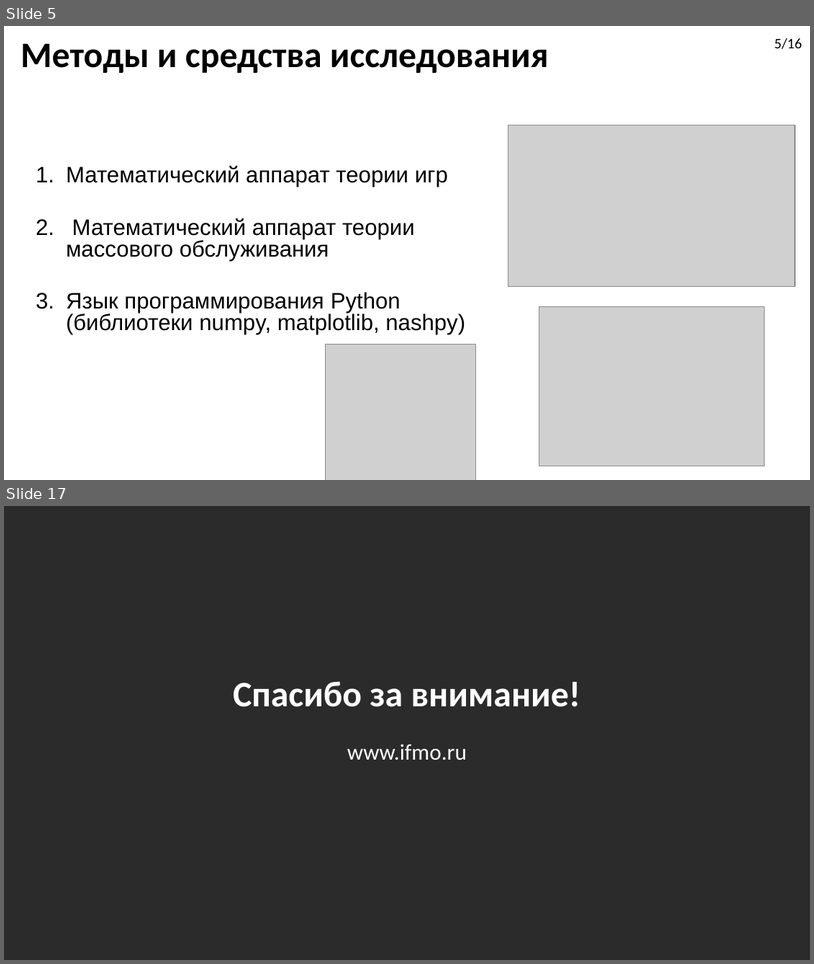
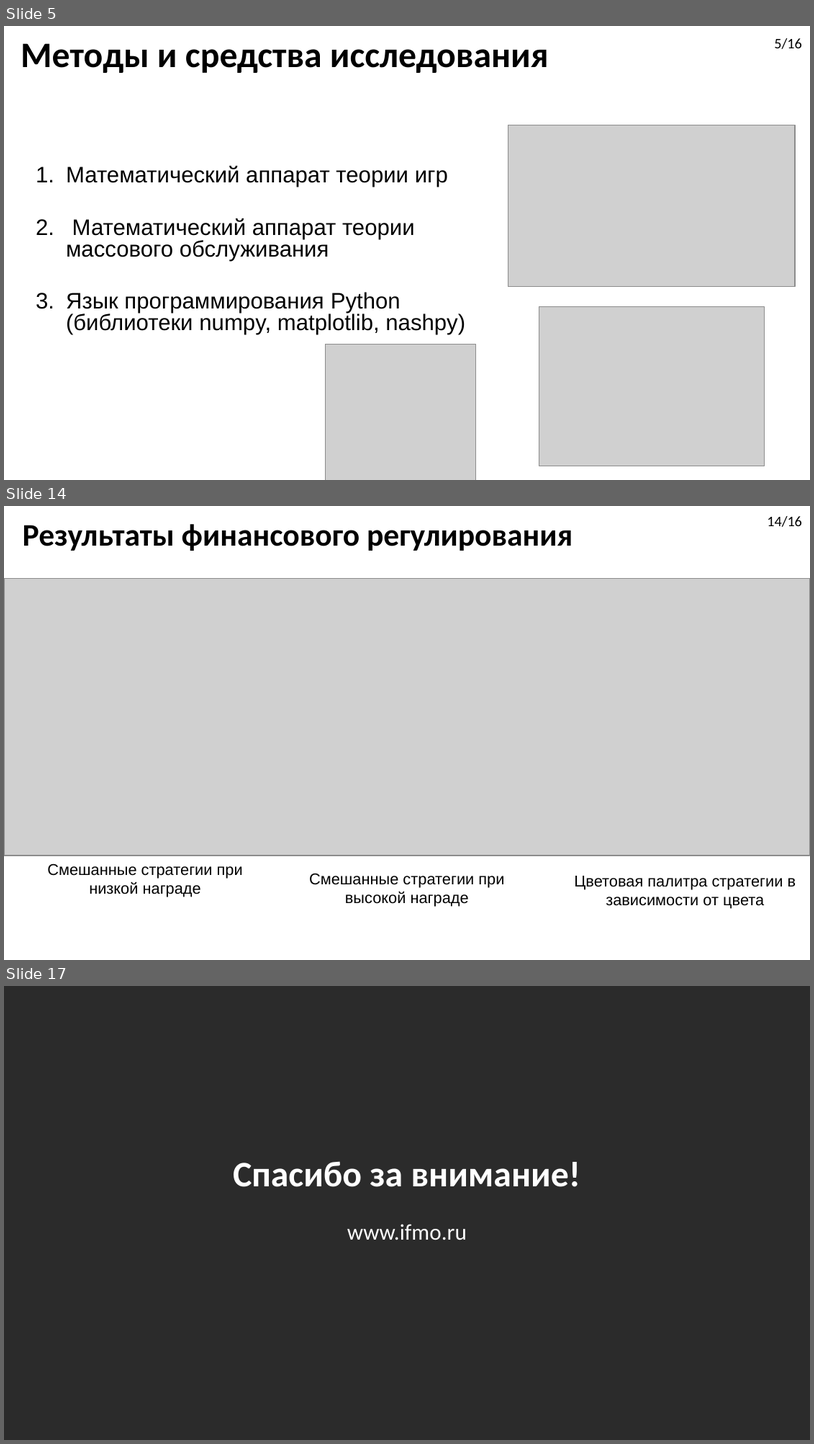
Before and after one commit to DimaStoyanov/Ambulance-Dispatching, a slide deck: Diplom_Presentation.pptx. Shown one above the other, each under a label of ours: slides 5 and 17 before the commit, slides 5, 14 and 17 after it; the slides between them are not shown. The pictures are 814x964 and 814x1444 pixels, drawn with LibreOffice and Linux fonts; fonts in the diff are those of the drawing; grey boxes stand for pictures; background and template pictures are left out; a plain dark background stands for a picture behind light text. Boxes give left, top, right and bottom in pixels: in the first picture for what was removed or moved away, otherwise in the second. Text is boxed around its words. In the diff, an @@ line names an element or a change of style, - is before the commit and + after.

```diff
--- a/Diplom_Presentation.pptx
+++ b/Diplom_Presentation.pptx
@@ slide 14 added at bbox=[4, 506, 810, 960], background picture (left out) @@
@@ title added at bbox=[23, 524, 573, 551], 28 pt, text #000000, bold @@
+Результаты финансового регулирования
@@ text added at bbox=[767, 516, 802, 527], 13 pt, text #000000 @@
+14/16
@@ picture added at bbox=[4, 578, 810, 855] @@
@@ text added at bbox=[47, 863, 243, 897], 14 pt, text #000000 @@
+Смешанные стратегии при низкой награде
@@ text added at bbox=[309, 872, 504, 906], 14 pt, text #000000 @@
+Смешанные стратегии при высокой награде
@@ text added at bbox=[574, 875, 797, 908], 14 pt, text #000000 @@
+Цветовая палитра стратегии в зависимости от цвета
```
Also in this commit, not shown: 7 slides changed, 5 other slides added, 6 slides removed, 5 other files.
